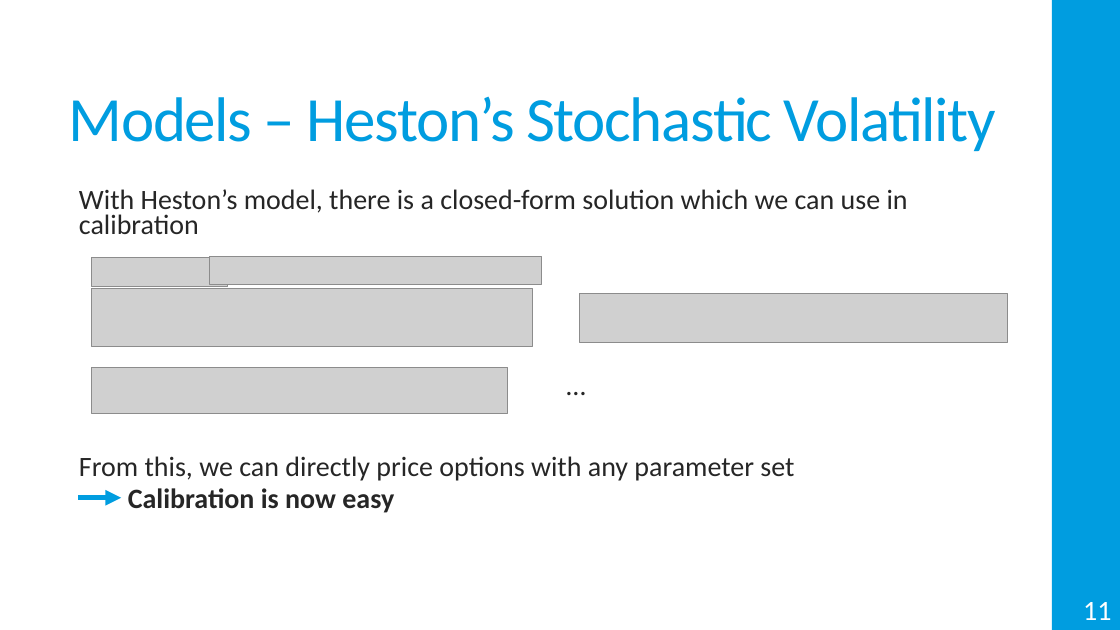
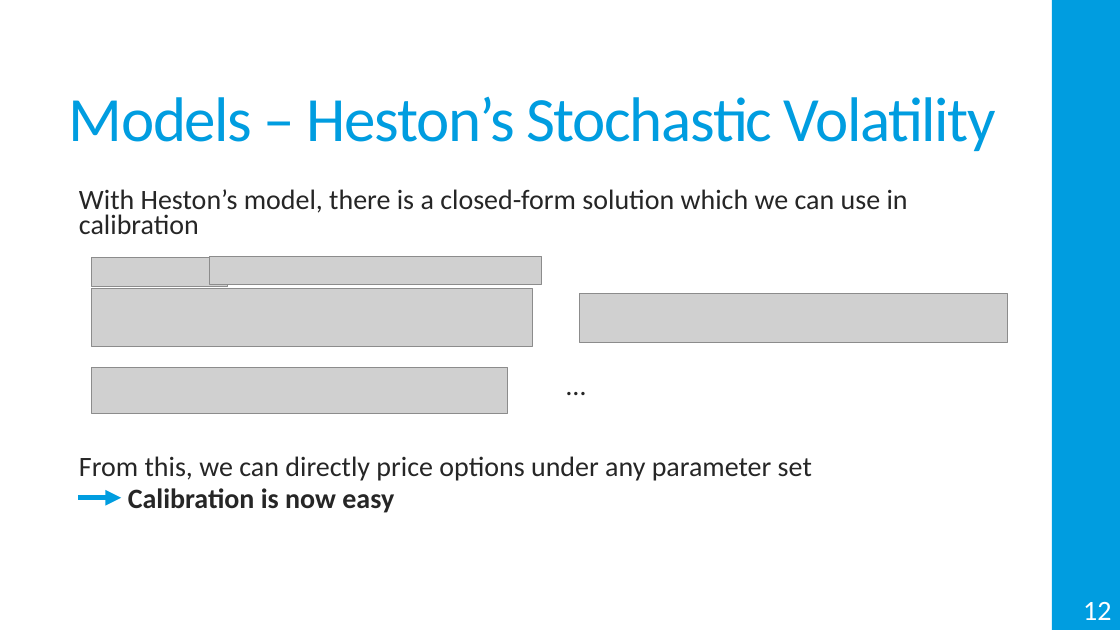
Before and after one commit to Miguel-Ribeiro-IST/Thesis, a slide deck: slide 13 of Presentation.pptx (slide 12 before the commit). Drawn at 1120x630 pixels with LibreOffice and Linux fonts; fonts in the diff are those of the drawing; grey boxes stand for pictures. Boxes give left, top, right and bottom in pixels: in the first picture for what was removed or moved away, otherwise in the second. Text is boxed around its words. In the diff, an @@ line names an element or a change of style, - is before the commit and + after.

```diff
--- a/Presentation.pptx
+++ b/Presentation.pptx
@@ text at [79, 456, 812, 481]: text changed @@
-  From this, we can directly price options with any parameter set
+  From this, we can directly price options under any parameter set
@@ page number at [1083, 602, 1111, 620]: text changed @@
-11
+12
```
Also in this commit, not shown: 11 other slides changed, 14 slides added, 5 other files.
